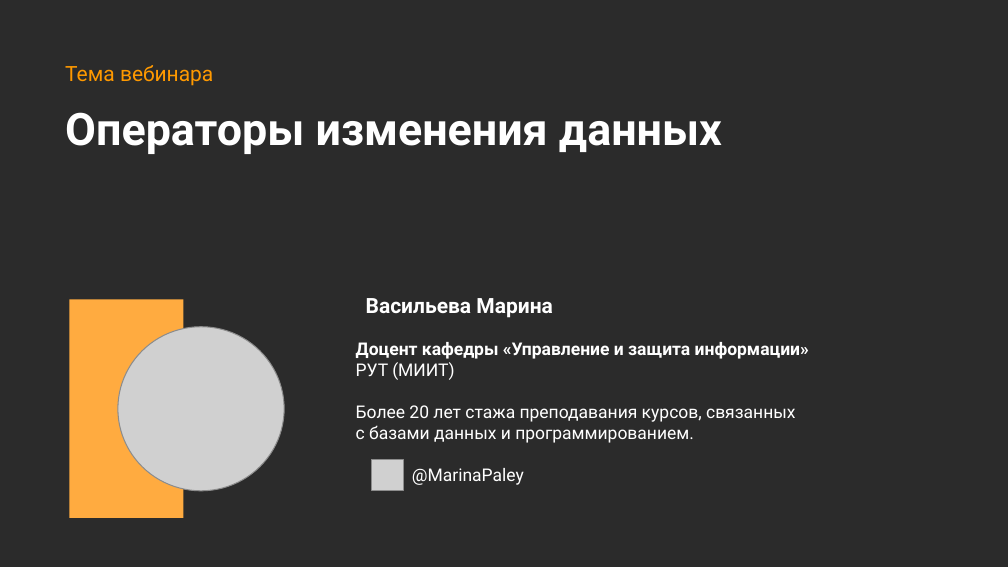
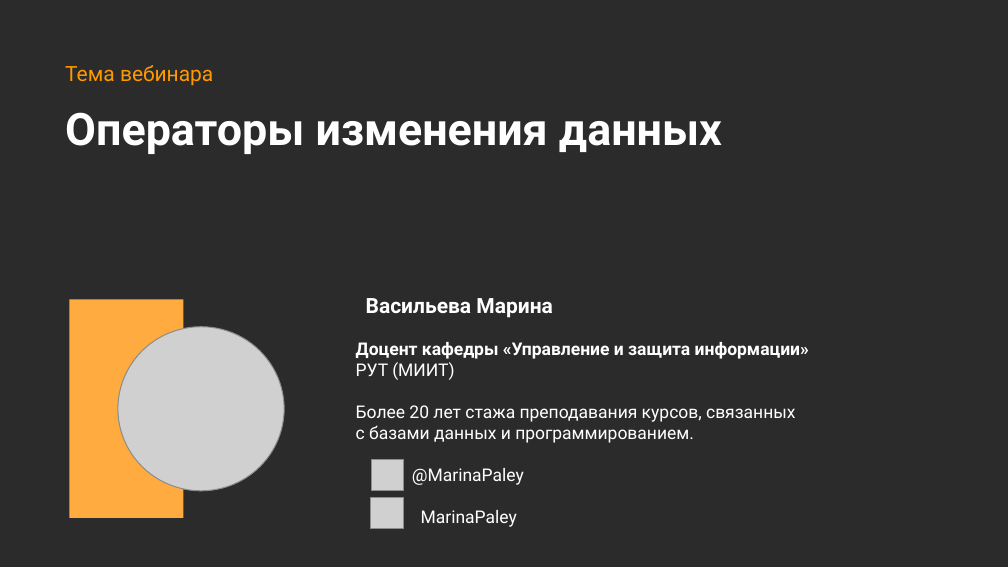
Before and after one commit to MarinaPaley/OTUS-DML, a slide deck: slide 3 of Операторы изменения данных.pptx. Drawn at 1008x567 pixels with LibreOffice and Linux fonts; fonts in the diff are those of the drawing; grey boxes stand for pictures; background and template pictures are left out; a plain dark background stands for a picture behind light text. Boxes give left, top, right and bottom in pixels: in the first picture for what was removed or moved away, otherwise in the second. Text is boxed around its words. In the diff, an @@ line names an element or a change of style, - is before the commit and + after.

Commit message:
Изменения для 2 мая

```diff
--- a/Операторы изменения данных.pptx
+++ b/Операторы изменения данных.pptx
@@ picture added at bbox=[370, 497, 403, 528] @@
@@ subtitle at bbox=[421, 510, 517, 527]: paragraph added @@
+MarinaPaley
```
Also in this commit, not shown: 2 other slides changed, 1 slide added, 11 other files.
